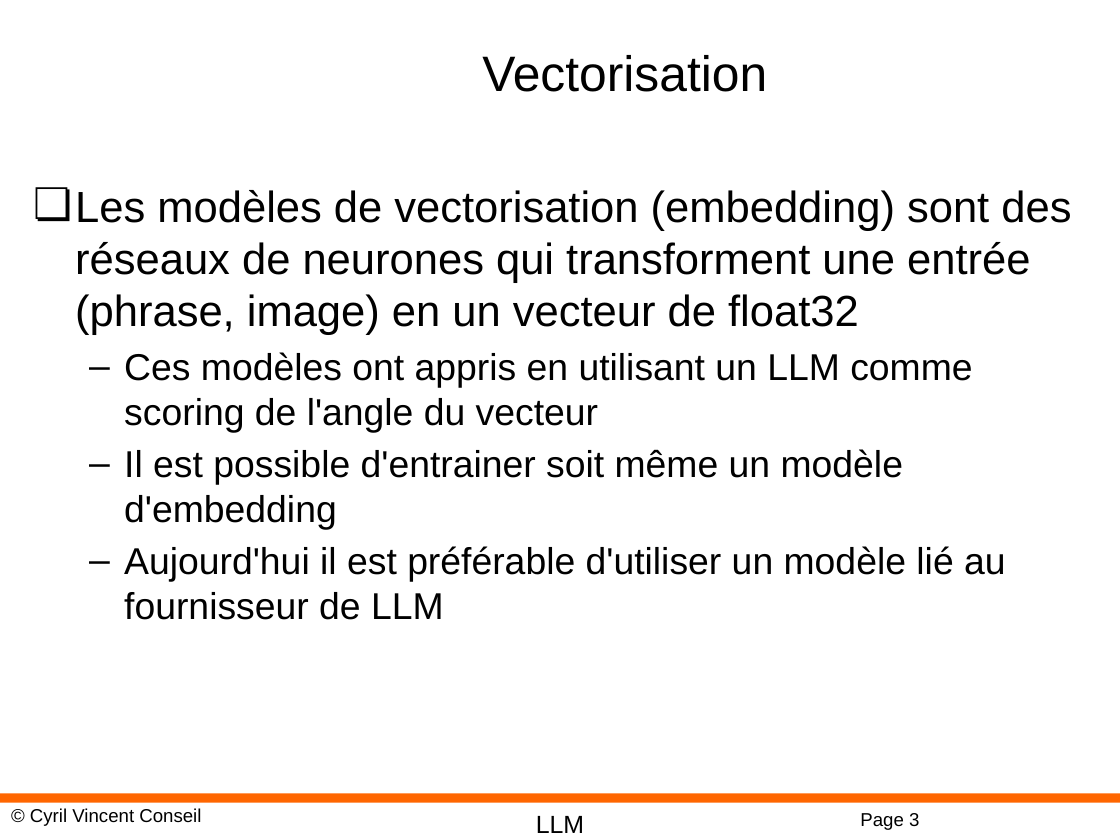
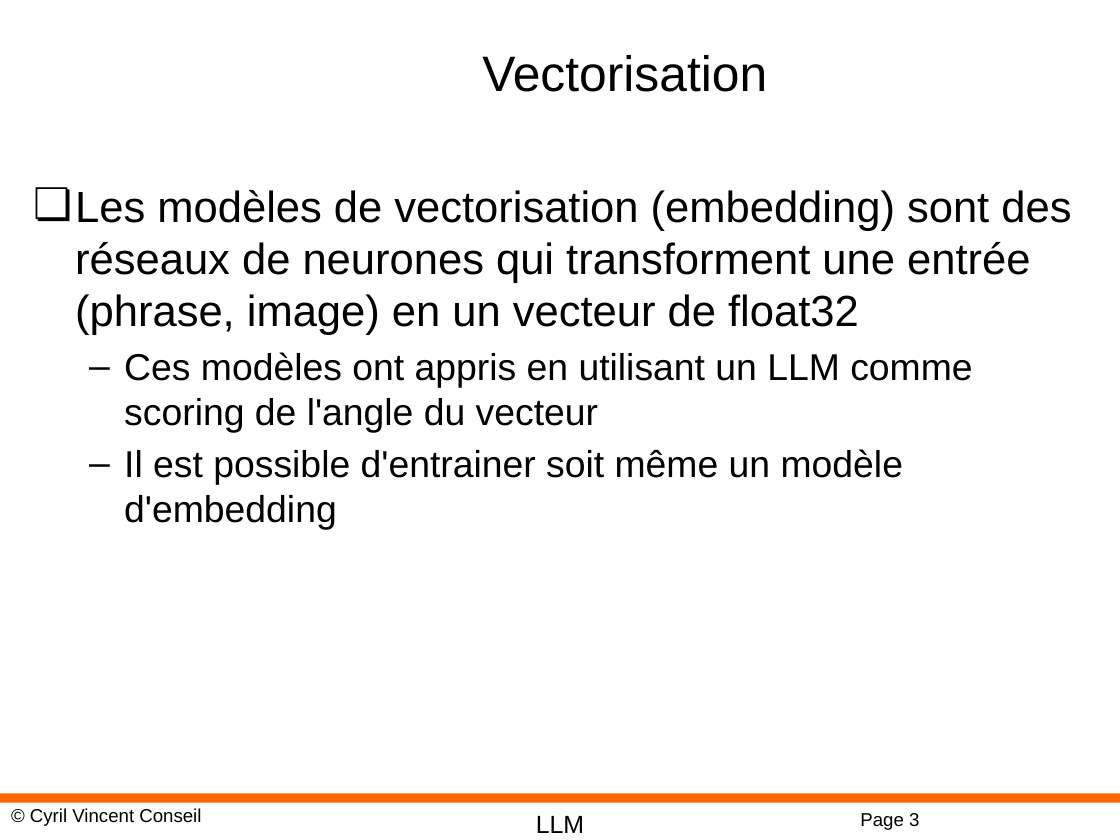
Before and after one commit to cyrilvincent/rag, a slide deck: slide 3 of ppt/RAG09-Chain.pptx. Drawn at 1120x840 pixels with LibreOffice and Linux fonts; fonts in the diff are those of the drawing; background and template pictures are left out. Boxes give left, top, right and bottom in pixels: in the first picture for what was removed or moved away, otherwise in the second. Text is boxed around its words. In the diff, an @@ line names an element or a change of style, - is before the commit and + after.

```diff
--- a/ppt/RAG09-Chain.pptx
+++ b/ppt/RAG09-Chain.pptx
@@ text at (124, 546, 1006, 620): paragraph removed @@
-  – Aujourd'hui il est préférable d'utiliser un modèle lié au fournisseur de LLM
```
Also in this commit, not shown: 3 other slides changed, 14 other files.
